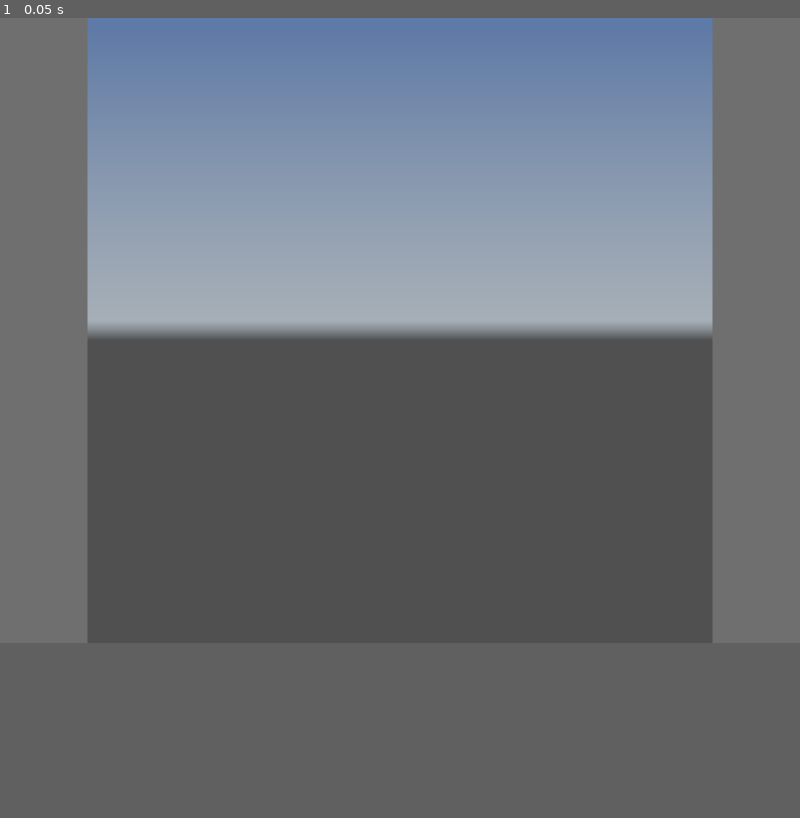
Above: before the commit, frame 1.
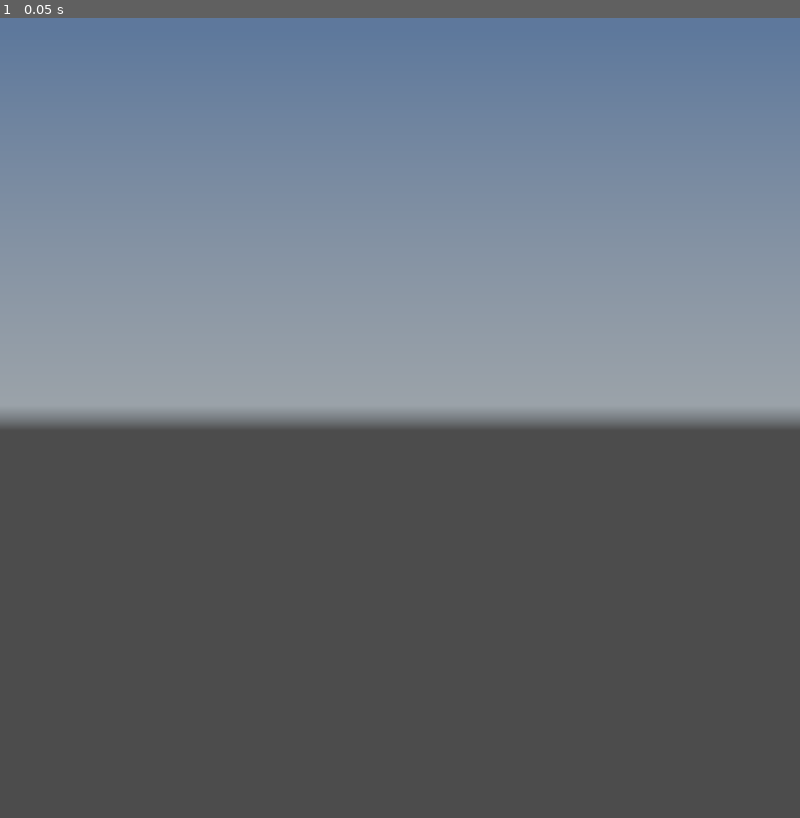
Above: after the commit, the same moment.

Repository: allenwp/godot-tonemap-comparison
Game: Godot game, scene res://unshaded-texture.tscn
Two runs of this game, one before a commit and one after it. Both use one fixed random seed, a clock stepped at 60 frames per second and the inputs below. A sky picture missing from this copy of the repository is replaced by a grey-blue gradient.
Inputs:
- Up to frame 1 (0.05 s): no input
In our replay, the window is 800x625 before the commit and 800x800 after it. These sizes can differ from the game's own. Grey fills any space a smaller window leaves; there, only what the larger window draws over its background counts as a difference.

The runs differ from the first frame. In frame 1, 26% of the frame differs, in the area x 0-100%, y 0-79%.

Commit message:
Comparison of Godot approximations

Diff:
--- a/image_saver.gd
+++ b/image_saver.gd
@@ -4,17 +4,17 @@
 @export var environment: WorldEnvironment
 @export var textures: Array[Texture2D]
 var tonemappers: Dictionary = { # Array: white parameter, Tonemap name, Blender equivalent name
-		Environment.TONE_MAPPER_LINEAR: [1.0, "Linear", "Standard"],
-		Environment.TONE_MAPPER_REINHARDT: [6.0, "Reinhard", ""],
-		Environment.TONE_MAPPER_FILMIC: [6.0, "Filmic", "Filmic"],
-		Environment.TONE_MAPPER_ACES: [6.0, "ACES", ""],
-		Environment.TONE_MAPPER_AGX: [1.0, "AgX", "AgX"],
+		#Environment.TONE_MAPPER_LINEAR: [1.0, "Linear", "Standard"],
+		#Environment.TONE_MAPPER_REINHARDT: [6.0, "Reinhard", ""],
+		#Environment.TONE_MAPPER_FILMIC: [6.0, "pbrNeutral", "Filmic"],
+		#Environment.TONE_MAPPER_ACES: [6.0, "ACES", ""],
+		Environment.TONE_MAPPER_AGX: [16.29, "AgX", "AgX"],
 }
 
 
 # Called when the node enters the scene tree for the first time.
 func _ready() -> void:
-	print("| File & Tonemaps | Blender | Godot\n| --- | --- | ---")
+	print("| Exact Curve (Reference) | Approximate (this PR) | Approximate (Godot 4.4 beta 4)\n| --- | --- | ---")
 	for texture in textures:
 		for tonemapper_index in tonemappers:
 			var white: float = tonemappers[tonemapper_index][0]
@@ -28,13 +28,15 @@
 			var texture_name: String = texture.resource_path.get_basename().get_file()
 			var folder_path = "user://sdr_renders/godot/%s" % texture_name
 			DirAccess.make_dir_recursive_absolute(folder_path)
-			_save_image("%s/godot_%s_w%.1f_%s" % [folder_path, tonemapper_str, white, texture_name])
+			_save_image("%s/Godot_AgX-Approx-Timothy-Curve_%s" % [folder_path, texture_name])
 			if blender != "":
-				var table_line: String = "| %s<br>**%s vs. %s_w%.1f**" % [texture_name, blender, tonemapper_str, white]
-				table_line += " | [blender_%s_%s]" % [blender, texture_name]
-				table_line += "(https://github.com/allenwp/godot-tonemap-comparison/raw/refs/heads/main/sdr_renders/blender-4.2.2-lts/%s/blender_%s_%s.webp)" % [texture_name, blender, texture_name]
-				table_line += " | [godot_%s_w%.1f_%s]" % [tonemapper_str, white, texture_name]
-				table_line += "(https://github.com/allenwp/godot-tonemap-comparison/raw/refs/heads/main/sdr_renders/godot/%s/godot_%s_w%.1f_%s.webp)" % [texture_name, tonemapper_str, white, texture_name]
+				var table_line: String = ""
+				table_line += " | ![Godot_AgX-Exact-Reference_%s]" % [texture_name]
+				table_line += "(https://github.com/allenwp/godot-tonemap-comparison/raw/refs/heads/main/sdr_renders/godot/%s/Godot_AgX-Exact-Reference_%s.webp)" % [texture_name, texture_name]
+				table_line += " | ![Godot_AgX-Approx-Timothy-Curve_%s]" % [texture_name]
+				table_line += "(https://github.com/allenwp/godot-tonemap-comparison/raw/refs/heads/main/sdr_renders/godot/%s/Godot_AgX-Approx-Timothy-Curve_%s.webp)" % [texture_name, texture_name]
+				table_line += " | ![Godot_AgX-Approx-4.4-Beta4_%s]" % [texture_name]
+				table_line += "(https://github.com/allenwp/godot-tonemap-comparison/raw/refs/heads/main/sdr_renders/godot/%s/Godot_AgX-Approx-4.4-Beta4_%s.webp)" % [texture_name, texture_name]
 				print(table_line)
 
 	OS.shell_show_in_file_manager(ProjectSettings.globalize_path("user://"))
--- a/project.godot
+++ b/project.godot
@@ -17,8 +17,8 @@
 
 [display]
 
-window/size/viewport_width=2048
-window/size/viewport_height=2048
+window/size/viewport_width=1024
+window/size/viewport_height=1024
 
 [importer_defaults]
 
Binary file added: sdr_renders/blender-4.2.2-lts/Matas_Alexa_Mini_sample_BT709/blender_AgX_NoNegatives_Matas_Alexa_Mini_sample_BT709.webp
Binary file added: sdr_renders/blender-4.2.2-lts/red_xmas_rec709/blender_AgX_No_negatives_red_xmas_rec709.webp
Binary file added: sdr_renders/godot/B002C016_220405_B09C.00796/Godot_AgX-Approx-4.4-Beta4_B002C016_220405_B09C.00796.webp
Binary file added: sdr_renders/godot/B002C016_220405_B09C.00796/Godot_AgX-Approx-Timothy-Curve_B002C016_220405_B09C.00796.webp
Binary file added: sdr_renders/godot/B002C016_220405_B09C.00796/Godot_AgX-Exact-Reference_B002C016_220405_B09C.00796.webp
Binary file added: sdr_renders/godot/HDR-dark-bands/Godot_AgX-Approx-4.4-Beta4_HDR-dark-bands.webp
Binary file added: sdr_renders/godot/HDR-dark-bands/Godot_AgX-Approx-Timothy-Curve_HDR-dark-bands.webp
Binary file added: sdr_renders/godot/HDR-dark-bands/Godot_AgX-Exact-Reference_HDR-dark-bands.webp
Binary file added: sdr_renders/godot/HDR-dark-corner-photo/Godot_AgX-Approx-4.4-Beta4_HDR-dark-corner-photo.webp
Binary file added: sdr_renders/godot/HDR-dark-corner-photo/Godot_AgX-Approx-Timothy-Curve_HDR-dark-corner-photo.webp
Binary file added: sdr_renders/godot/HDR-dark-corner-photo/Godot_AgX-Exact-Reference_HDR-dark-corner-photo.webp
Binary file added: sdr_renders/godot/Matas_Alexa_Mini_sample_BT709/Godot_AgX-Approx-4.4-Beta4_Matas_Alexa_Mini_sample_BT709.webp
(and 24 more such lines)
